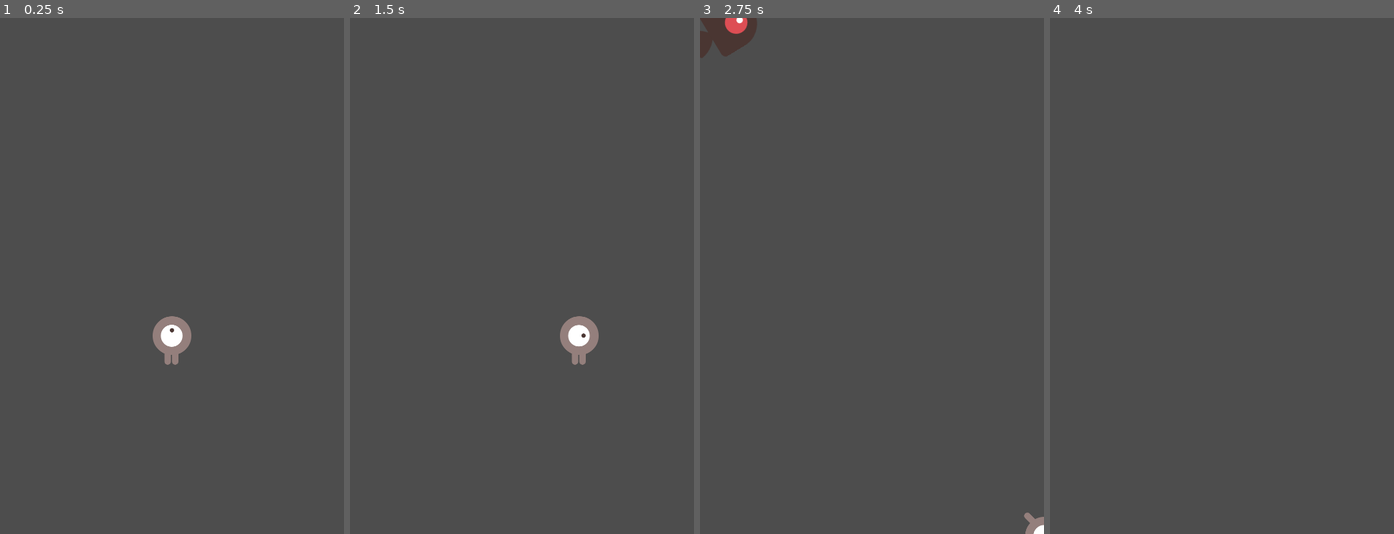
Above: before the commit, frames 1-4 (left to right).
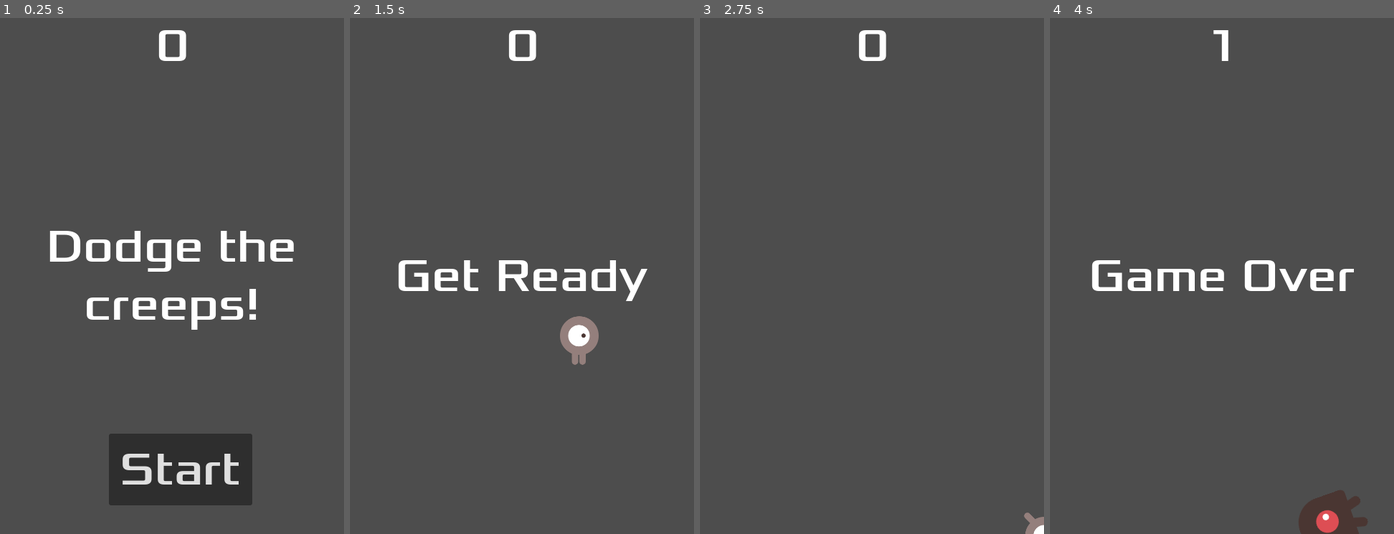
Above: after the commit, the same moments.

Repository: smcdearmon/dodge_the_creeps_example
Game: Godot game, scene res://Main.tscn
Two runs of this game, one before a commit and one after it. Both use one fixed random seed, a clock stepped at 60 frames per second and the inputs below.
Inputs (mouse positions are in pixels of both pictures, inside the frame that each line leads up to):
- Up to frame 1 (0.25 s): no input
- Up to frame 2 (1.5 s): click (528, 472) at 0.5 s, where only the run after the commit has a clickable "Start"; tap Enter at 1.25 s; hold D (move_right) from 1.28 s (still down)
- Up to frame 3 (2.75 s): release D (move_right) at 2.03 s; hold S (move_down) from 2.03 s (still down)
- Up to frame 4 (4 s): release S (move_down) at 2.78 s; hold D (move_right) 2.78-3.53 s; hold W (move_up) from 3.53 s (still down)

The runs differ from the first frame. In frame 1, 9.6% of the frame differs, in the area x 14-86%, y 2-95%; in frame 2, 2.1%; in frame 3, 1.2%; in frame 4, 3.1%.

Commit message:
added hud

Diff:
--- /dev/null
+++ b/HUD.gd
@@ -0,0 +1,38 @@
+extends CanvasLayer
+
+signal start_game
+
+# Called when the node enters the scene tree for the first time.
+func _ready():
+	pass # Replace with function body.
+
+
+# Called every frame. 'delta' is the elapsed time since the previous frame.
+func _process(delta):
+	pass
+
+func show_message(text):
+	$Message.text = text
+	$Message.show()
+	$MessageTimer.start()
+
+func show_game_over():
+	show_message("Game Over")
+	# Wait until the MessageTimer has counted down.
+	await $MessageTimer.timeout
+
+	$Message.text = "Dodge the Creeps!"
+	$Message.show()
+	# Make a one-shot timer and wait for it to finish.
+	await get_tree().create_timer(1.0).timeout
+	$StartButton.show()
+
+func update_score(score):
+	$ScoreLabel.text = str(score)
+
+func _on_message_timer_timeout():
+	$Message.hide()
+
+func _on_start_button_pressed():
+	$StartButton.hide()
+	start_game.emit()
--- a/HUD.tscn
+++ b/HUD.tscn
@@ -1,8 +1,10 @@
-[gd_scene load_steps=2 format=3 uid="uid://chca75nauudyi"]
+[gd_scene load_steps=3 format=3 uid="uid://chca75nauudyi"]
 
+[ext_resource type="Script" path="res://HUD.gd" id="1_hik2b"]
 [ext_resource type="FontFile" uid="uid://dlhaad8xqehs8" path="res://fonts/Xolonium-Regular.ttf" id="1_it3dv"]
 
 [node name="HUD" type="CanvasLayer"]
+script = ExtResource("1_hik2b")
 
 [node name="ScoreLabel" type="Label" parent="."]
 anchors_preset = 5
@@ -59,3 +61,6 @@
 [node name="MessageTimer" type="Timer" parent="."]
 wait_time = 2.0
 one_shot = true
+
+[connection signal="pressed" from="StartButton" to="." method="_on_start_button_pressed"]
+[connection signal="timeout" from="MessageTimer" to="." method="_on_message_timer_timeout"]
--- a/Main.gd
+++ b/Main.gd
@@ -3,16 +3,17 @@
 @export var mob_scene: PackedScene
 var score
 
-func _ready():
-	new_game()
 
 func game_over():
 	$ScoreTimer.stop()
 	$MobTimer.stop()
+	$HUD.show_game_over()
 
 func new_game():
 	get_tree().call_group("mobs", "queue_free")
 	score = 0
+	$HUD.update_score(score)
+	$HUD.show_message("Get Ready")
 	$Player.start($StartPosition.position)
 	$StartTimer.start()
 
@@ -43,6 +44,7 @@
 
 func _on_score_timer_timeout():
 	score += 1
+	$HUD.update_score(score)
 
 func _on_start_timer_timeout():
 	$MobTimer.start()
--- a/Main.tscn
+++ b/Main.tscn
@@ -1,8 +1,9 @@
-[gd_scene load_steps=5 format=3 uid="uid://lvndxccgvwn5"]
+[gd_scene load_steps=6 format=3 uid="uid://lvndxccgvwn5"]
 
 [ext_resource type="Script" path="res://Main.gd" id="1_cbwpe"]
 [ext_resource type="PackedScene" uid="uid://bh3f0lp8kr5eo" path="res://Player.tscn" id="1_ciapl"]
 [ext_resource type="PackedScene" uid="uid://batoujk8pf2u4" path="res://Mob.tscn" id="2_lq4qm"]
+[ext_resource type="PackedScene" uid="uid://chca75nauudyi" path="res://HUD.tscn" id="4_8olmy"]
 
 [sub_resource type="Curve2D" id="Curve2D_v85cp"]
 _data = {
@@ -33,7 +34,10 @@
 
 [node name="MobSpawnLocation" type="PathFollow2D" parent="MobPath"]
 
+[node name="HUD" parent="." instance=ExtResource("4_8olmy")]
+
 [connection signal="hit" from="Player" to="." method="game_over"]
 [connection signal="timeout" from="MobTimer" to="." method="_on_mob_timer_timeout"]
 [connection signal="timeout" from="ScoreTimer" to="." method="_on_score_timer_timeout"]
 [connection signal="timeout" from="StartTimer" to="." method="_on_start_timer_timeout"]
+[connection signal="start_game" from="HUD" to="." method="new_game"]
Not shown, changed: .gitignore
